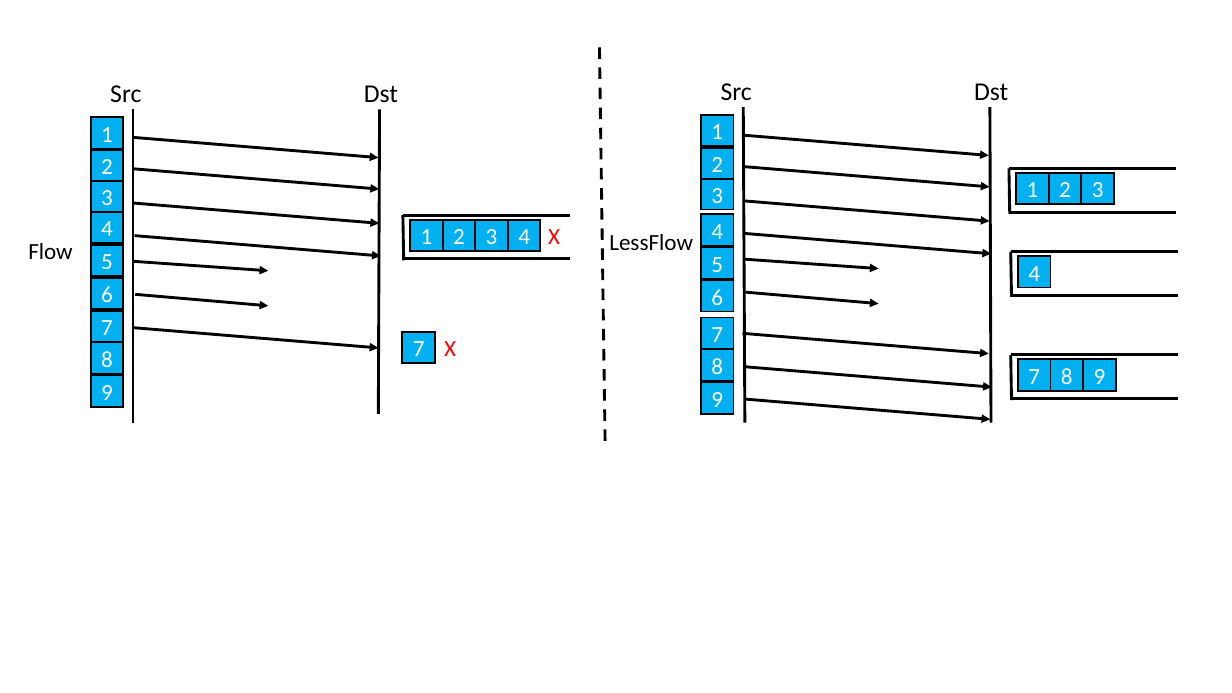
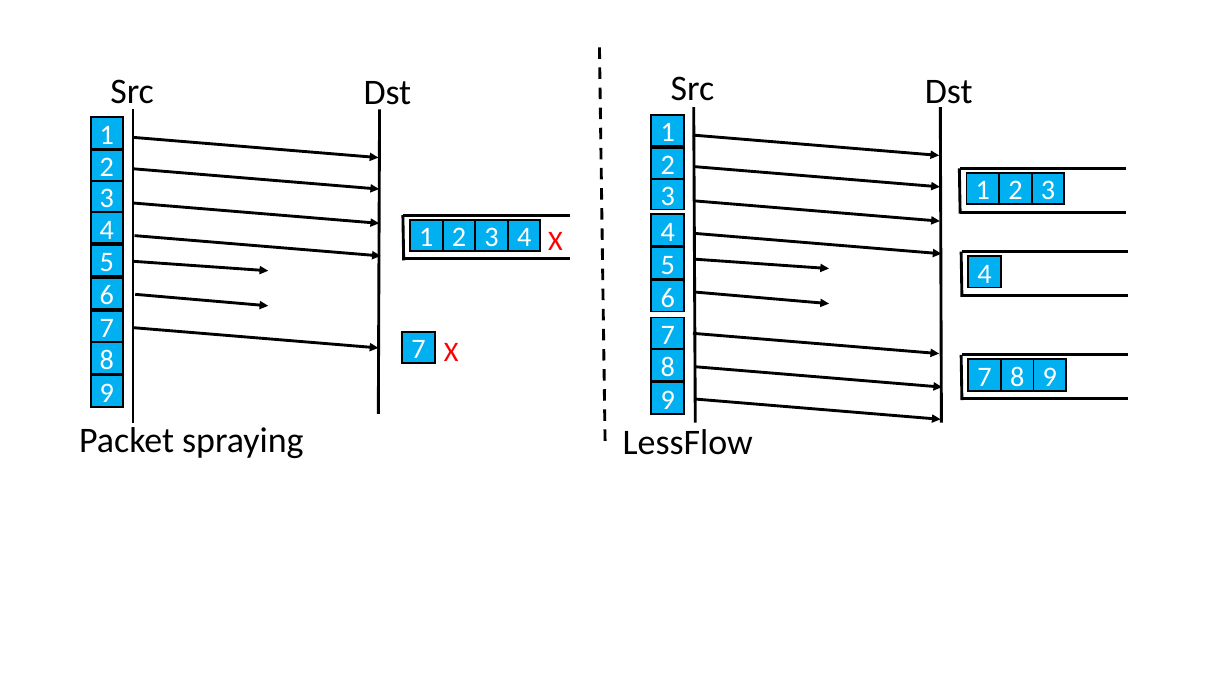
Before and after one commit to caopeirui/app.diagrams.net, a slide deck: slide 1 of lessflow/lessflow_reorder.pptx. Drawn at 1232x693 pixels with LibreOffice and Linux fonts; fonts in the diff are those of the drawing. Boxes give left, top, right and bottom in pixels: in the first picture for what was removed or moved away, otherwise in the second. Text is boxed around its words. In the diff, an @@ line names an element or a change of style, - is before the commit and + after.

```diff
--- a/lessflow/lessflow_reorder.pptx
+++ b/lessflow/lessflow_reorder.pptx
@@ size 20 to 28 pt in 4 elements at <box>364,81,412,113</box>, <box>110,79,154,113</box>, <box>925,80,973,112</box>, <box>671,76,715,109</box> @@
@@ text "Src": place and size @@
-text "Src" at <box>721,83,752,100</box>
+text "Src" at <box>671,76,715,109</box>
@@ text "Dst": place and size @@
-text "Dst" at <box>974,83,1008,101</box>
+text "Dst" at <box>925,80,973,112</box>
@@ text removed at <box>28,243,72,259</box> @@
-Flow
@@ 16 rectangles, 11 lines, 9 arrows: place and size @@
-16 rectangles, 11 lines, 9 arrows at <box>701,107,1178,422</box>
+16 rectangles, 11 lines, 9 arrows at <box>652,107,1128,422</box>
@@ size 18 to 22 pt in 32 elements at <box>91,375,123,407</box>, <box>91,343,123,374</box>, <box>91,311,123,342</box>, <box>91,278,123,310</box>, <box>91,245,123,276</box>, <box>91,212,123,243</box>, <box>91,180,123,212</box>, <box>91,150,123,181</box>, <box>91,117,123,149</box>, <box>410,220,443,251</box>, <box>443,220,475,251</box>, <box>475,220,507,251</box>, <box>508,220,541,251</box>, <box>402,332,434,363</box>, <box>548,232,563,250</box>, <box>444,343,459,361</box>, <box>1032,173,1065,204</box>, <box>1034,360,1067,391</box>, <box>999,173,1031,204</box>, <box>1001,360,1033,391</box>, <box>652,383,684,414</box>, <box>652,349,684,381</box>, <box>652,318,684,349</box>, <box>652,280,684,311</box>, <box>652,248,684,279</box>, <box>652,214,684,246</box>, <box>652,178,684,210</box>, <box>652,148,684,179</box>, <box>652,115,684,146</box>, <box>967,173,999,204</box>, <box>969,256,1001,287</box>, <box>969,360,1001,391</box> @@
@@ text "LessFlow": place and size @@
-text "LessFlow" at <box>609,234,693,250</box>
+text "LessFlow" at <box>623,429,753,455</box>
@@ text "LessFlow" at <box>623,429,753,455</box>: size 18 to 28 pt @@
@@ text added at <box>79,422,303,458</box>, 28 pt, text #000000 @@
+Packet spraying
```
Also in this commit, not shown: 1 other file.
